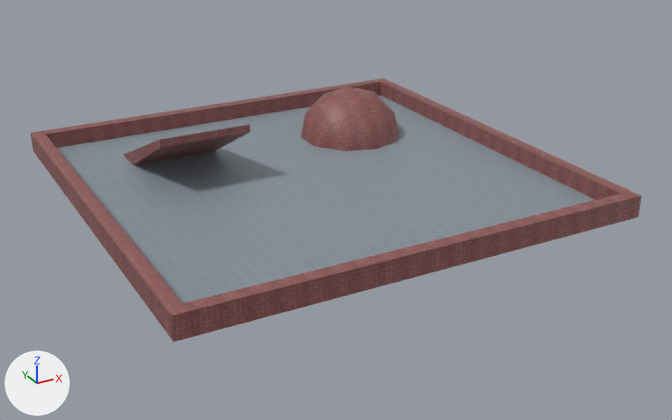
The Blender file demos/bullet/bowl.blend: old version first, new version second.
Camera for both pictures: a camera (50 mm lens) standing at (-42.0, -82.2, 37.0) and looking at (1.4, -3.3, -2.5). The lights are fixed; the arrows at lower left show +X, +Y and +Z.
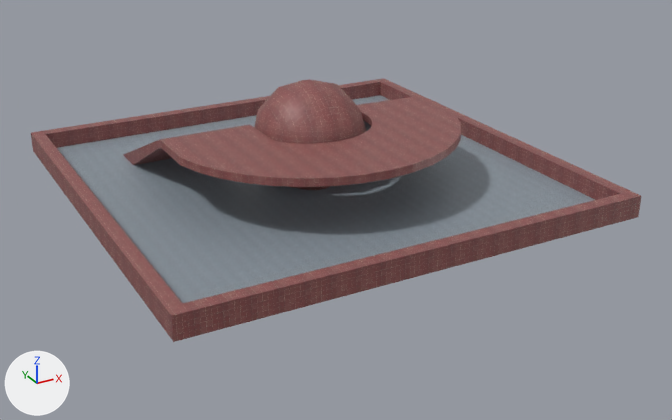
The edits, one by one:
me_cube_001 is used by ob_cube; location (0.0, 0.0, 0.0).
me_cube_001 had 70 vertices, 88 faces and spanned x -23.7..23.7, y -23.7..23.7, z -6.1..6.4.
me_cube_001 now has 246 vertices, 264 faces and spans x -23.7..23.7, y -23.7..23.7, z -1.8..11.0.
Part 1, on me_cube_001:
1 face is deleted.
36 vertices in x 5.0..16.6, y 4.1..16.3, z -6.1..6.1 move by (-10.7, -10.2, 4.9).
4 vertices in x 6.4..15.2, y 5.1..13.5, z -2.7..2.7 move by (-10.7, -10.3, 4.9).
2 vertices move from x 5.3..16.2, y 10.2, z -2.7..2.7 to x -5.3..5.6, y 0.0, z 2.2..7.6.
138 vertices are added at x -15.3..16.4, y -15.7..18.1, z -1.0..6.4.
38 new vertices lie (0.0, 0.0, 0.8) away from vertices in x -14.5..16.4, y -15.7..18.1, z -1.0..5.6.
177 new faces join them, mat_material_002 (picture img_rdlaz01_bmp).

What differs and where, as boxes [x1, y1, x2, y2] in the pictures (672 x 420 px):
part 1 of me_cube_001, built on: before [160, 87, 399, 151]; after [160, 79, 461, 190]
